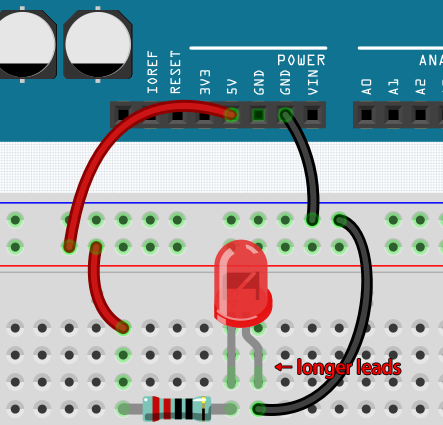
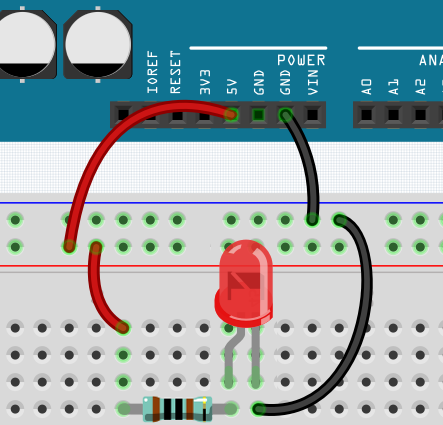
Two versions of the same layered image (443 x 425). Layer-by-layer changes:
added layer "图层 2" above "← longer leads" over [142, 396, 213, 423]
hid "← longer leads" over [275, 359, 401, 379]
showed "图层 1" over [210, 238, 277, 391]
